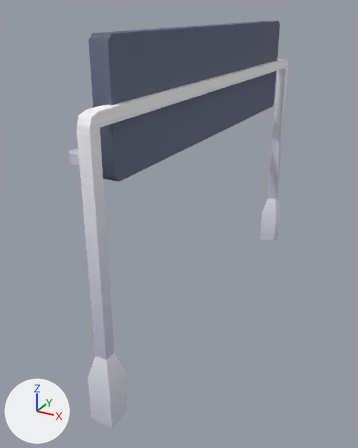
A saved change to the Blender file assets/blender/blocks/func-start.blend.
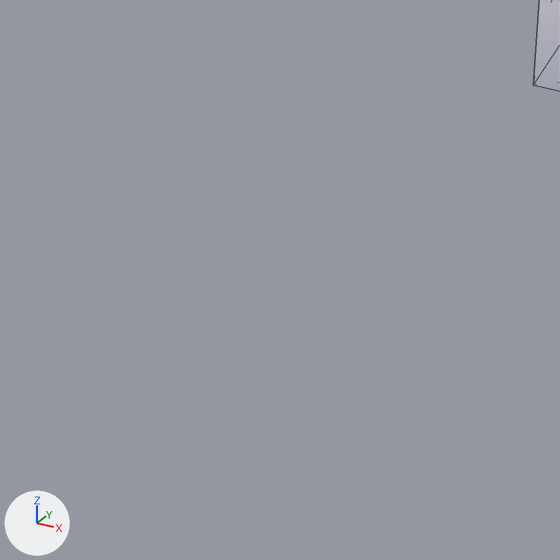
Each version is shown whole from a 50 mm camera at (0.86, -1.07, 0.746) aimed at (0.307, -0.064, 0.243), then close up on the part from 37% to 74% of the width and 49% to 78% of the height. The axes (+X, +Y, +Z) are drawn at lower left. The lights are the same throughout. The close-ups show mesh edges as thin lines.

Objects in the first close-up: 'start'.
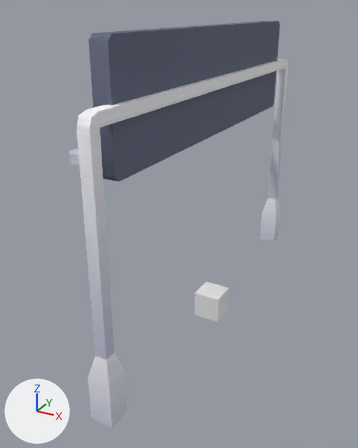
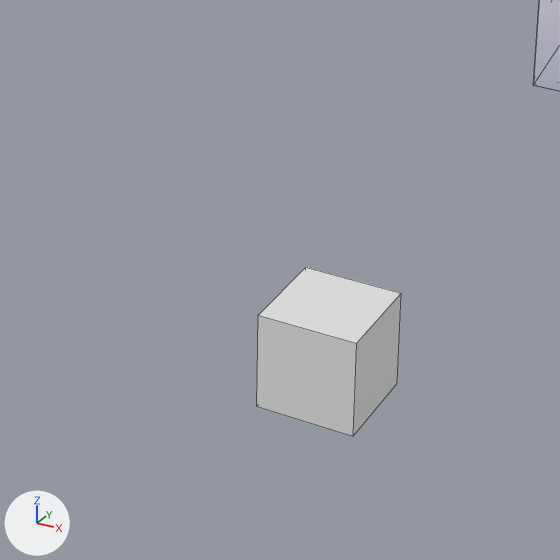
What differs and where, as boxes (x1, y1, x2, y2) in the close-ups (560 x 560 px):
'startSpawnPoint', added
    after: (257, 267, 401, 436)

The change, as a list of edits to the scene's bpy script:
```text
Add me_cube:
    me_cube.from_pydata(...)  # a box spanning x -0.0349..0.0349, y -0.0349..0.0349, z -0.0349..0.0349
Add ob_startspawnpoint:
    ob_startspawnpoint = bpy.data.objects.new('startSpawnPoint', me_cube)
    ob_startspawnpoint.location = (0.375, 0.0, 0.0)
```
